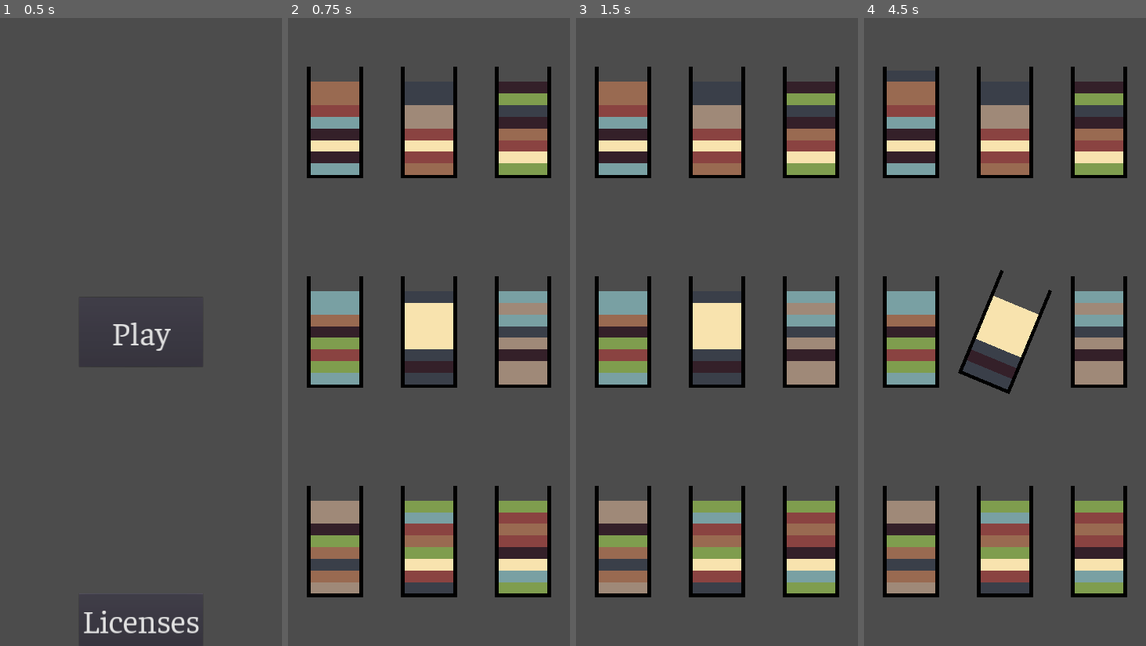
Above: before the commit, frames 1-4 (left to right).
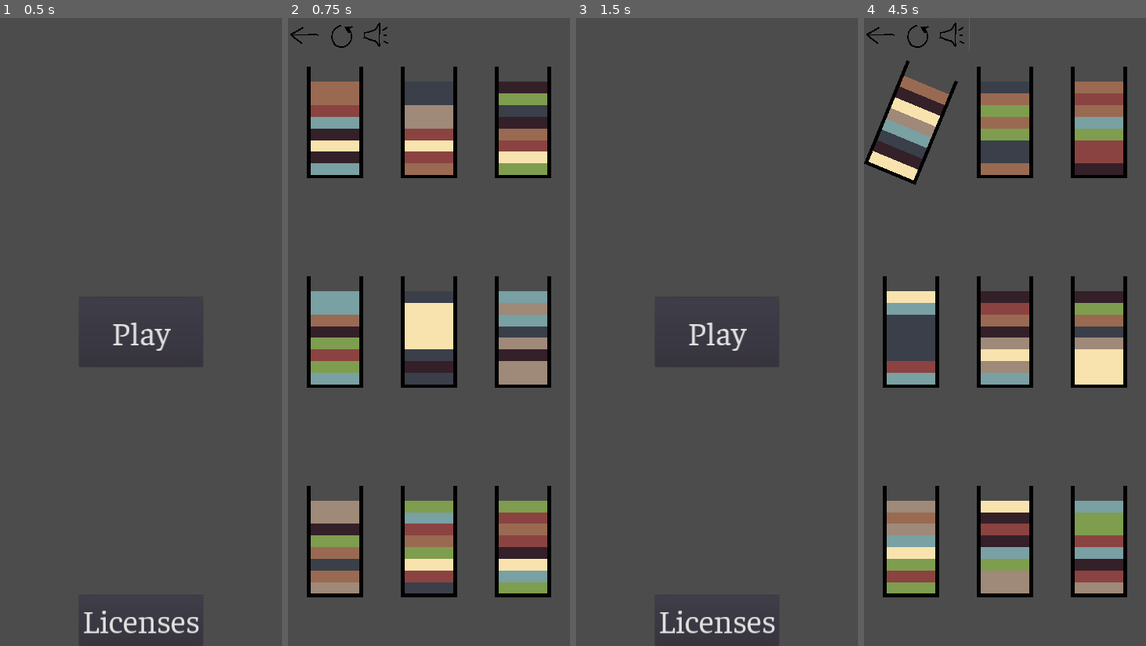
Above: after the commit, the same moments.

Repository: Violation-Studios/sand-bottles
Game: Godot game, scene res://scenes/menu/menu.tscn
The game is run twice, just before and just after one commit, with the same random seed, the same clock (stepped at 60 frames per second) and the same inputs.
Inputs (mouse positions are in pixels of both pictures, inside the frame that each line leads up to):
- Up to frame 1 (0.5 s): no input
- Up to frame 2 (0.75 s): click "Play" at 0.5 s
- Up to frame 3 (1.5 s): click (592, 36) at 1.27 s
- Up to frame 4 (4.5 s): click (1005, 332) at 2 s, where only the run after the commit has a clickable "Play"; click (917, 36) at 2.77 s; click (951, 36) at 3.52 s; tap Enter at 4.25 s; move the mouse to (911, 124) at 4.27 s; click (911, 124) at 4.42 s

Frame 1 is identical in both runs. In frame 2, 0.2% of the frame differs, in the area x 0-36%, y 0-5%; in frame 3, 26%, in the area x 6-94%, y 7-100%; in frame 4, 21%.

Commit message:
add buttons
add back, reset, and sound buttons on game screen. Back to menu, reset to reload the game scene, and sound to mute sound.

Diff:
--- /dev/null
+++ b/scenes/game/BackButton.gd
@@ -0,0 +1,6 @@
+extends Button
+
+
+func _on_BackButton_pressed():
+# warning-ignore:return_value_discarded
+	get_tree().change_scene("res://scenes/menu/menu.tscn")
--- /dev/null
+++ b/scenes/game/ResetButton.gd
@@ -0,0 +1,5 @@
+extends Button
+
+func _on_ResetButton_pressed():
+	# warning-ignore:return_value_discarded
+	get_tree().reload_current_scene()
--- /dev/null
+++ b/scenes/game/SoundButton.gd
@@ -0,0 +1,11 @@
+extends Button
+
+var sound = preload("res://assets/sound.png")
+var muted = preload("res://assets/sound-muted.png")
+
+
+func _on_SoundButton_pressed():
+	if icon == sound:
+		icon = muted
+	elif icon == muted:
+		icon = sound
--- a/scenes/game/game.gd
+++ b/scenes/game/game.gd
@@ -1,4 +1,4 @@
-class_name Game extends Node2D
+class_name Game extends Control
 
 const Bottle = preload("res://scenes/bottle/bottle.tscn")
 const Section = preload("res://scenes/bottle/section/section.tscn")
--- a/scenes/game/game.tscn
+++ b/scenes/game/game.tscn
@@ -1,6 +1,47 @@
-[gd_scene load_steps=2 format=2]
+[gd_scene load_steps=8 format=2]
 
+[ext_resource path="res://assets/reset.png" type="Texture" id=1]
 [ext_resource path="res://scenes/game/game.gd" type="Script" id=2]
+[ext_resource path="res://scenes/game/ResetButton.gd" type="Script" id=3]
+[ext_resource path="res://scenes/game/BackButton.gd" type="Script" id=4]
+[ext_resource path="res://assets/back.png" type="Texture" id=5]
+[ext_resource path="res://assets/sound.png" type="Texture" id=6]
+[ext_resource path="res://scenes/game/SoundButton.gd" type="Script" id=7]
 
-[node name="Game" type="Node2D"]
+[node name="Game" type="Control"]
+anchor_right = 1.0
+anchor_bottom = 1.0
+mouse_filter = 2
 script = ExtResource( 2 )
+
+[node name="HBoxContainer" type="HBoxContainer" parent="."]
+anchor_right = 1.0
+margin_bottom = 126.0
+
+[node name="BackButton" type="Button" parent="HBoxContainer"]
+margin_right = 132.0
+margin_bottom = 126.0
+icon = ExtResource( 5 )
+flat = true
+script = ExtResource( 4 )
+
+[node name="ResetButton" type="Button" parent="HBoxContainer"]
+margin_left = 136.0
+margin_right = 268.0
+margin_bottom = 126.0
+icon = ExtResource( 1 )
+flat = true
+icon_align = 1
+script = ExtResource( 3 )
+
+[node name="SoundButton" type="Button" parent="HBoxContainer"]
+margin_left = 272.0
+margin_right = 404.0
+margin_bottom = 126.0
+icon = ExtResource( 6 )
+flat = true
+script = ExtResource( 7 )
+
+[connection signal="pressed" from="HBoxContainer/BackButton" to="HBoxContainer/BackButton" method="_on_BackButton_pressed"]
+[connection signal="pressed" from="HBoxContainer/ResetButton" to="HBoxContainer/ResetButton" method="_on_ResetButton_pressed"]
+[connection signal="pressed" from="HBoxContainer/SoundButton" to="HBoxContainer/SoundButton" method="_on_SoundButton_pressed"]
Binary file added: assets/back.png
Not shown, added: assets/back.png.import
Binary file added: assets/reset.png
Not shown, added: assets/reset.png.import
Binary file added: assets/sound-muted.png
Not shown, added: assets/sound-muted.png.import
Binary file added: assets/sound.png
Not shown, added: assets/sound.png.import
